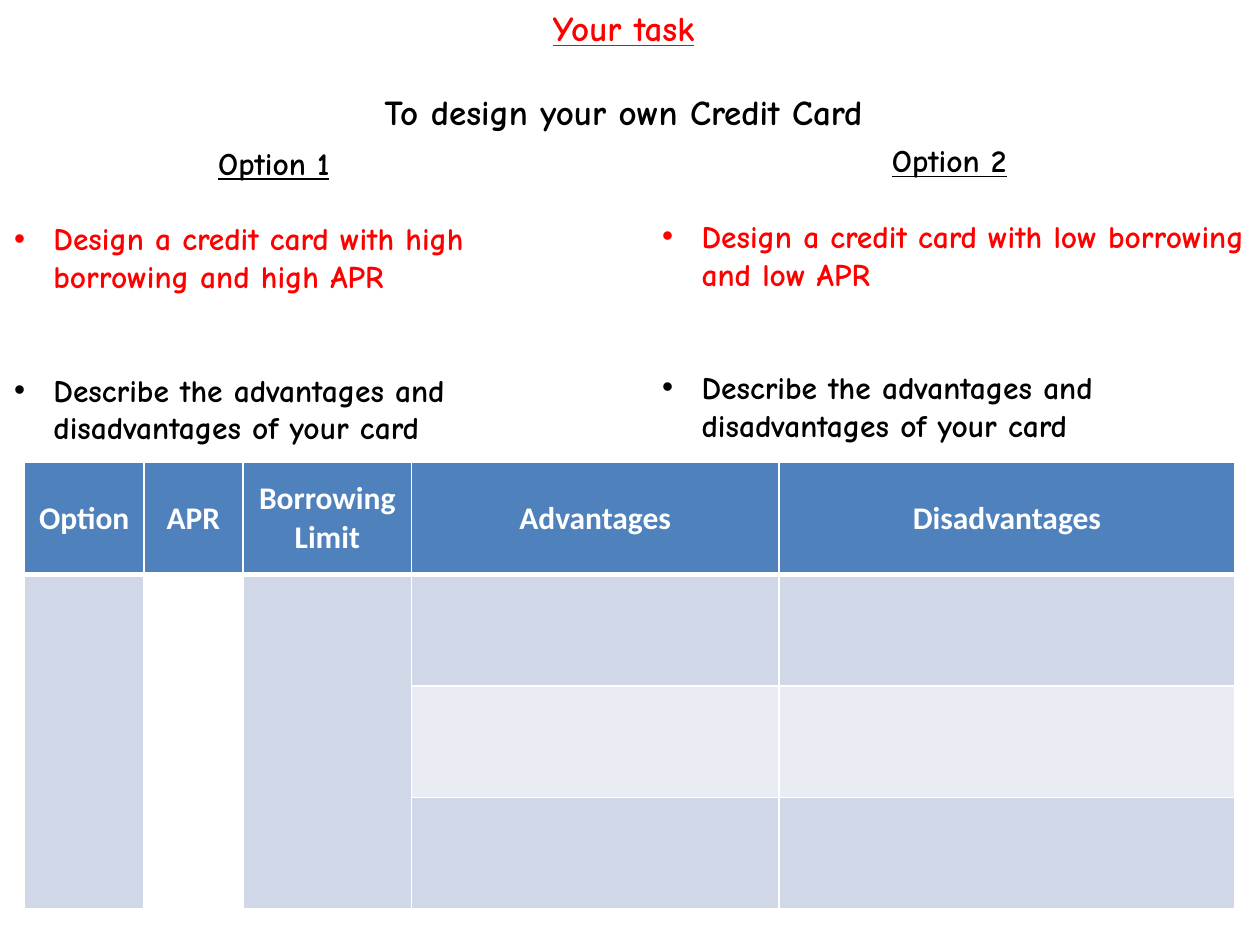
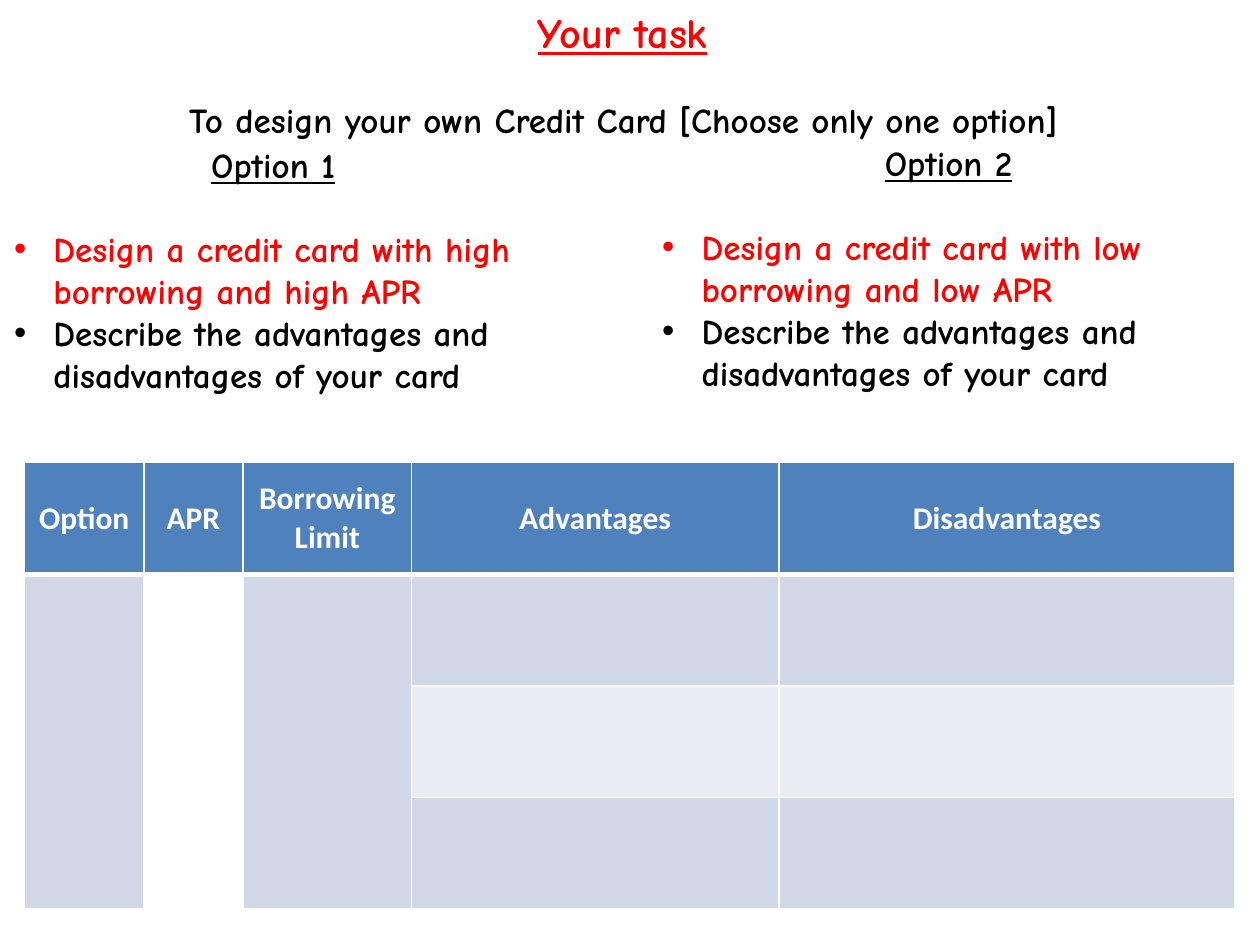
Before and after one commit to paulcockram7/paulcockram7.github.io, a slide deck: slide 15 of 15finance/02 Credit Cards.pptx (slide 9 before the commit). Drawn at 1260x945 pixels with LibreOffice and Linux fonts; fonts in the diff are those of the drawing. Boxes give left, top, right and bottom in pixels: in the first picture for what was removed or moved away, otherwise in the second. Text is boxed around its words. In the diff, an @@ line names an element or a change of style, - is before the commit and + after.

```diff
--- a/15finance/02 Credit Cards.pptx
+++ b/15finance/02 Credit Cards.pptx
@@ text at bbox=[538, 19, 707, 55]: size 20 to 24 pt in "Your task" @@
@@ text at bbox=[189, 106, 1057, 140]: text changed @@
-To design your own Credit Card
+To design your own Credit Card [Choose only one option]
@@ text "Option 1" at bbox=[53, 154, 510, 395]: size 18 to 20 pt @@
@@ text "Option 2" at bbox=[702, 152, 1141, 393]: size 18 to 20 pt @@
```
Also in this commit, not shown: 1 other slide changed, 7 slides added, 1 slide removed, 9 other files.
